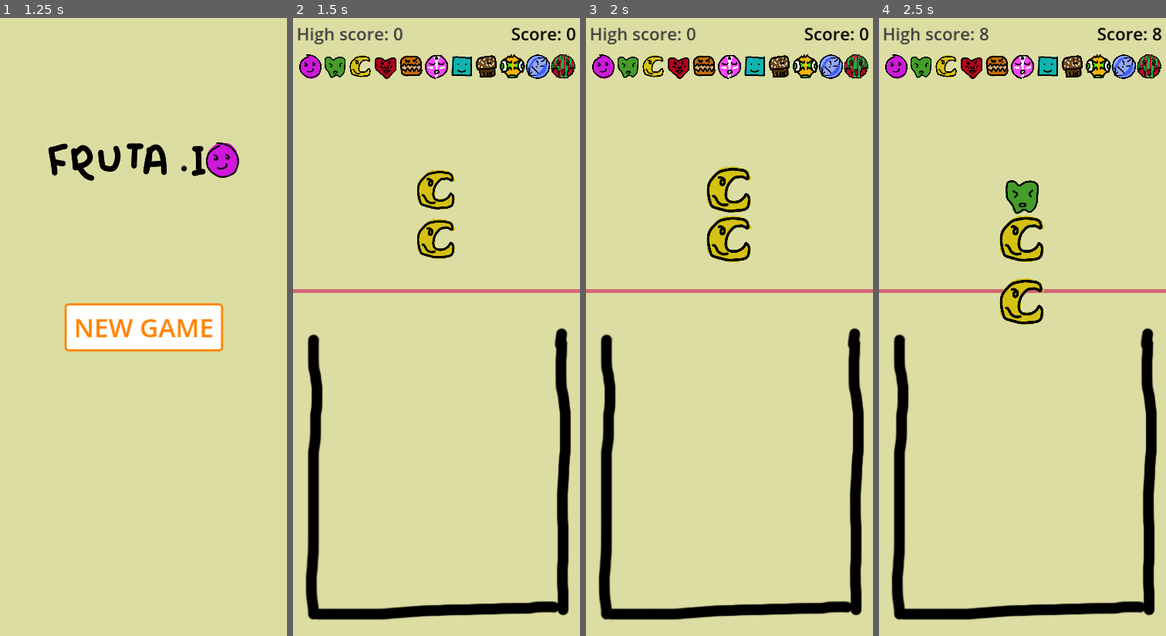
Above: before the commit, frames 1-4 (left to right).
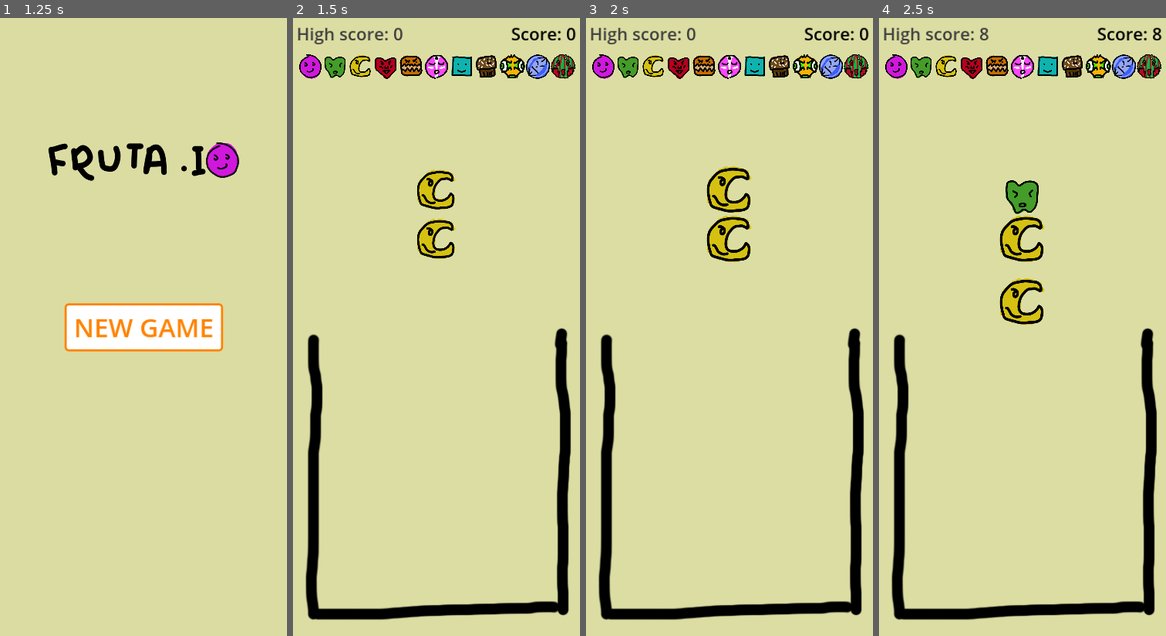
Above: after the commit, the same moments.

Repository: FlamingRat/fruta.io
Game: Godot game, scene res://scenes/menu/intro.tscn
Two runs of this game, one before a commit and one after it. Both use one fixed random seed, a clock stepped at 60 frames per second and the inputs below.
Inputs (mouse positions are in pixels of both pictures, inside the frame that each line leads up to):
- Up to frame 1 (1.25 s): click (143, 327) at 0.5 s
- Up to frame 2 (1.5 s): click "NEW GAME" at 1.25 s
- Up to frame 3 (2 s): no input
- Up to frame 4 (2.5 s): click (1022, 351) at 2 s

Frame 1 is identical in both runs. In frame 2, 0.6% of the frame differs, in the area x 0-100%, y 43-45%; in frame 3, 0.6%; in frame 4, 0.6%.

Commit message:
Improve game over countdown experience

Diff:
--- a/scenes/level.tscn
+++ b/scenes/level.tscn
@@ -16,6 +16,9 @@
 content_margin_top = 5.0
 content_margin_right = 5.0
 content_margin_bottom = 5.0
+
+[sub_resource type="FontVariation" id="FontVariation_76wxb"]
+variation_embolden = 0.42
 
 [sub_resource type="StyleBoxFlat" id="StyleBoxFlat_nygq7"]
 bg_color = Color(1, 1, 1, 1)
@@ -107,6 +110,22 @@
 grow_horizontal = 2
 grow_vertical = 2
 
+[node name="game_over_timer" type="Label" parent="ui_root/main_ui"]
+layout_mode = 1
+anchors_preset = 5
+anchor_left = 0.5
+anchor_right = 0.5
+offset_left = -20.0
+offset_top = 95.0
+offset_right = 20.0
+offset_bottom = 165.0
+grow_horizontal = 2
+theme_override_colors/font_color = Color(0.545098, 0, 0, 1)
+theme_override_fonts/font = SubResource("FontVariation_76wxb")
+theme_override_font_sizes/font_size = 48
+text = "5"
+horizontal_alignment = 1
+
 [node name="input_mask" parent="ui_root/main_ui" instance=ExtResource("8_fha15")]
 layout_mode = 1
 offset_bottom = -11.0
@@ -171,7 +190,8 @@
 [node name="CollisionShape2D" type="CollisionShape2D" parent="game_over_boundary"]
 shape = SubResource("RectangleShape2D_vg7s8")
 
-[node name="Sprite2D" type="Sprite2D" parent="game_over_boundary"]
+[node name="sprite" type="Sprite2D" parent="game_over_boundary"]
+modulate = Color(1, 1, 1, 0)
 texture = ExtResource("6_odop2")
 
 [node name="combine_audio" type="AudioStreamPlayer" parent="."]
--- a/scenes/level/level.gd
+++ b/scenes/level/level.gd
@@ -2,7 +2,9 @@
 class_name LevelManager
 
 
-const GAME_OVER_TIMEOUT = 5.0
+const GAME_OVER_TIMEOUT = 7.0
+const GAME_OVER_WARNING = 3.0
+const GAME_OVER_BOUNDARY_TIMER = 1.0
 const HIGH_SCORE_FILE = "user://highscores.save"
 
 
@@ -20,6 +22,7 @@
 
 @onready var combine_audio: AudioStreamPlayer = $combine_audio
 @onready var high_score_label: Label = $ui_root/top_bar/high_score
+@onready var game_over_timer_label: Label = $ui_root/main_ui/game_over_timer
 
 
 func update_high_score(new_score: int):
@@ -41,16 +44,48 @@
 			update_high_score(data['high_score'])
 
 
-func _physics_process(delta):
-	if fruit_counter > 0:
-		game_over_timer += delta
+func set_game_over_boundary_visible(visible: bool):
+	var tween = create_tween()
+	tween.tween_property(
+		$game_over_boundary/sprite,
+		'modulate',
+		Color(1, 1, 1, 1 if visible else 0),
+		0.5,
+	)
+
+
+func game_over_countdown(delta: float):
+	game_over_timer += delta
+
+	if game_over_timer > GAME_OVER_BOUNDARY_TIMER:
+		set_game_over_boundary_visible(true)
+
+	if game_over_timer > GAME_OVER_WARNING and !is_game_over:
+		var time = str(floor(GAME_OVER_TIMEOUT - game_over_timer))
+		game_over_timer_label.set_text(time)
+
+
+func reset_game_over_countdown():
+	game_over_timer = 0
+	game_over_timer_label.set_text('')
+
+	set_game_over_boundary_visible(false)
+
+
+func declare_game_over():
+	is_game_over = true
+	$ui_root/game_over_screen.visible = true
+	game_over.emit()
+
+
+func _physics_process(delta: float):
+	if fruit_counter > 0 and !is_game_over:
+		game_over_countdown(delta)
+
+		if game_over_timer > GAME_OVER_TIMEOUT:
+			declare_game_over()
 	else:
-		game_over_timer = 0
-
-	if game_over_timer > GAME_OVER_TIMEOUT:
-		game_over.emit()
-		is_game_over = true
-		$ui_root/game_over_screen.visible = true
+		reset_game_over_countdown()
 
 
 func update_score(new: int):
@@ -59,10 +94,6 @@
 
 	if score > high_score:
 		update_high_score(score)
-
-
-func new_game():
-	get_tree().reload_current_scene()
 
 
 func _on_dispenser_fruit_dropped(level: int):
@@ -91,4 +122,4 @@
 
 
 func _on_new_game_pressed():
-	new_game()
+	get_tree().reload_current_scene()
Not shown: 1 places in scenes/level.tscn that only renumber resources
